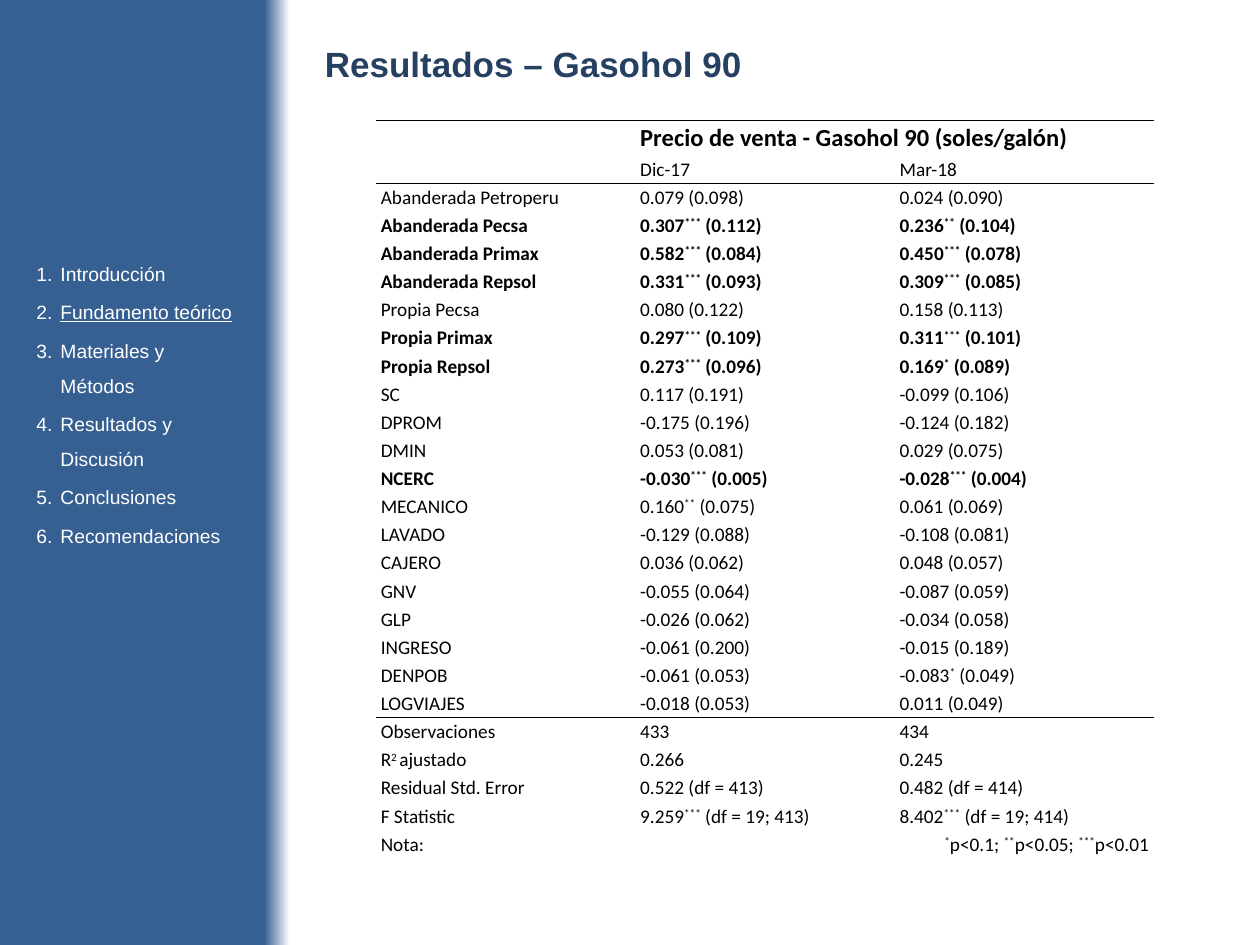
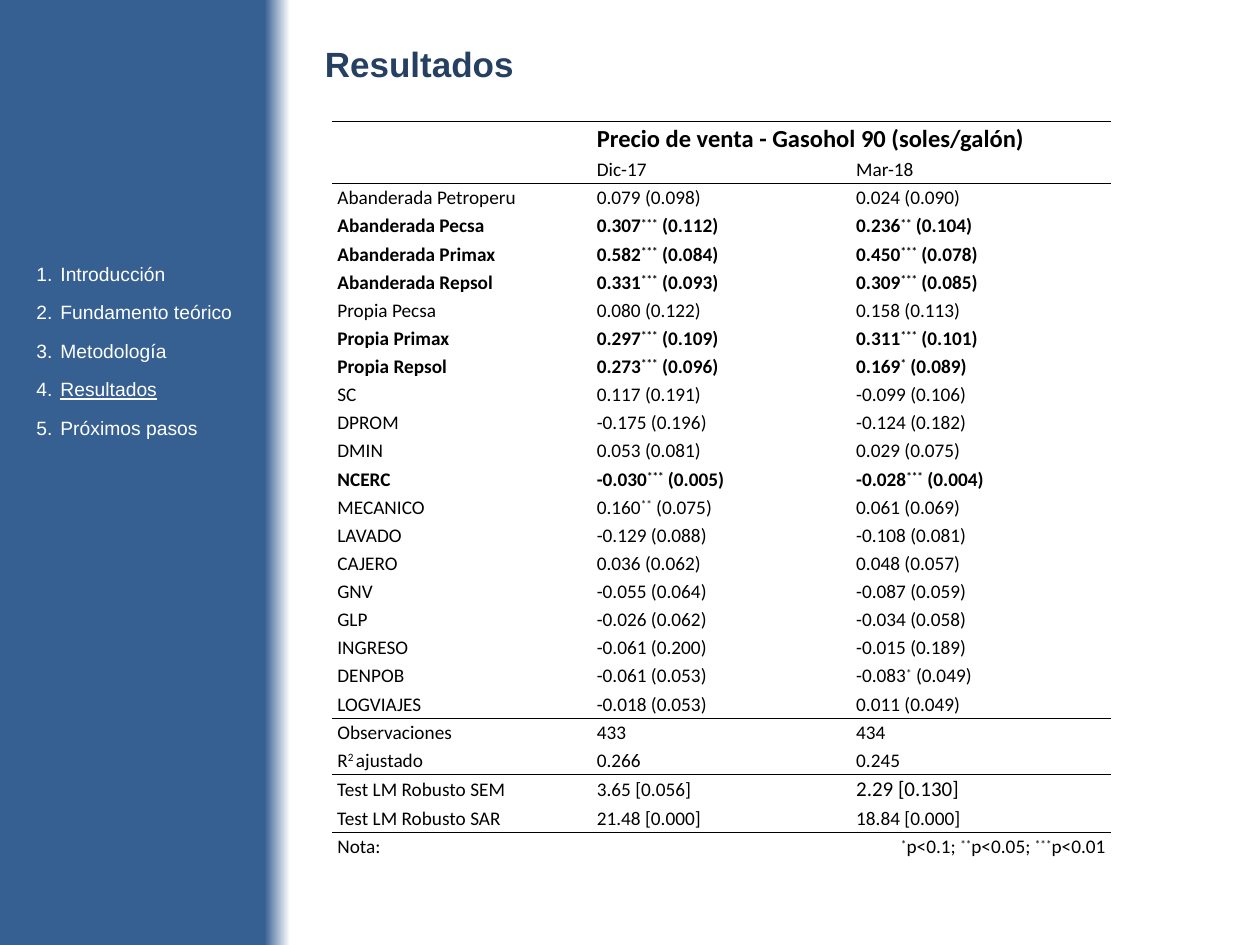
Before and after one commit to diegouriarte/masther-thesis, a slide deck: slide 25 of doc/avance-parcial.pptx (slide 20 before the commit). Drawn at 1260x945 pixels with LibreOffice and Linux fonts; fonts in the diff are those of the drawing. Boxes give left, top, right and bottom in pixels: in the first picture for what was removed or moved away, otherwise in the second. Text is boxed around its words. In the diff, an @@ line names an element or a change of style, - is before the commit and + after.

```diff
--- a/doc/avance-parcial.pptx
+++ b/doc/avance-parcial.pptx
@@ text at (325,51,514,78): text changed @@
-Resultados – Gasohol 90
+Resultados
@@ table at (333,94,1111,862) @@
-row 25: Residual Std. Error | 0.522 (df = 413) | 0.482 (df = 414)
+row 25: Test LM Robusto SEM | 3.65 [0.056] | 2.29 [0.130]
-row 26: F Statistic | 9.259*** (df = 19; 413) | 8.402*** (df = 19; 414)
+row 26: Test LM Robusto SAR | 21.48 [0.000] | 18.84 [0.000]
@@ borders changed @@
@@ table: place and size @@
-table at (375,93,1154,858)
+table at (333,94,1111,862)
@@ text at (60,305,232,319): underline off in "Fundamento teórico" @@
@@ text at (60,344,197,439): text changed @@
-3. Materiales y Métodos
-4. Resultados y Discusión
-5. Conclusiones
-6. Recomendaciones
+3. Metodología
+4. Resultados
+5. Próximos pasos
```
Also in this commit, not shown: 23 other slides changed, 4 slides added, 4 other files.
